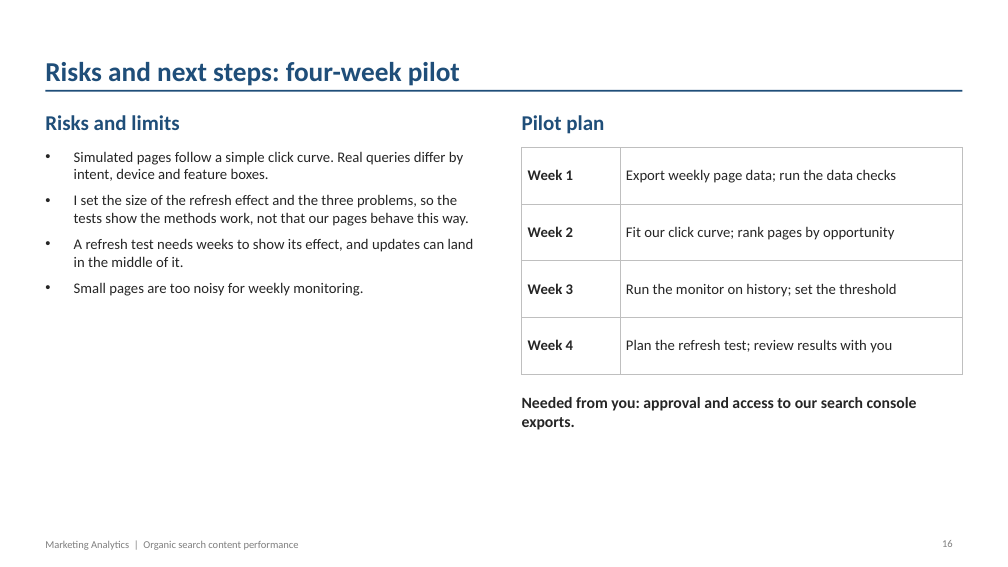
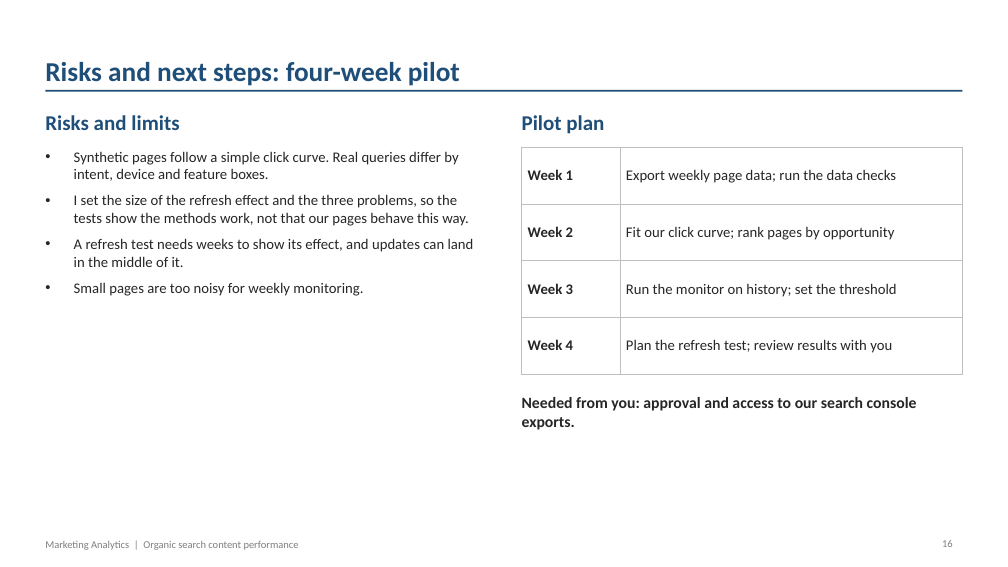
Before and after one commit to fanisridhar/sridhareguram.github.io, a slide deck: slide 16 of new-projects/Organic_Search_Content_Report.pptx. Drawn at 1008x567 pixels with LibreOffice and Linux fonts; fonts in the diff are those of the drawing. Boxes give left, top, right and bottom in pixels: in the first picture for what was removed or moved away, otherwise in the second. Text is boxed around its words. In the diff, an @@ line names an element or a change of style, - is before the commit and + after.

```diff
--- a/new-projects/Organic_Search_Content_Report.pptx
+++ b/new-projects/Organic_Search_Content_Report.pptx
@@ text at box(74, 151, 458, 181): text changed @@
-• Simulated pages follow a simple click curve. Real queries differ by intent, device and feature boxes.
+• Synthetic pages follow a simple click curve. Real queries differ by intent, device and feature boxes.
```
Also in this commit, not shown: 2 other slides changed, 5 other files.
